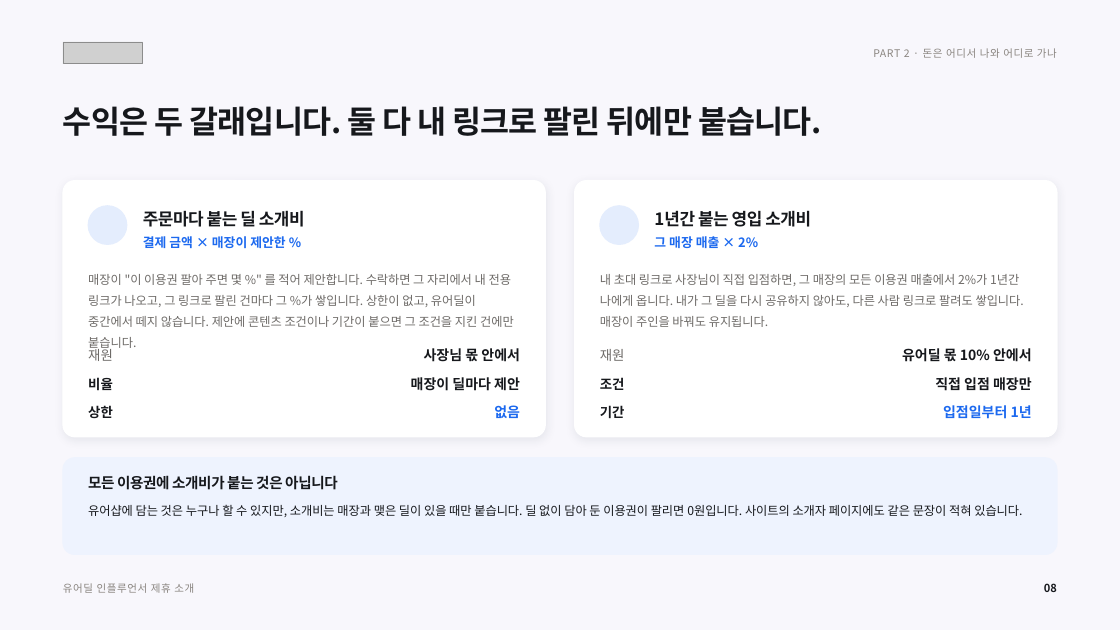
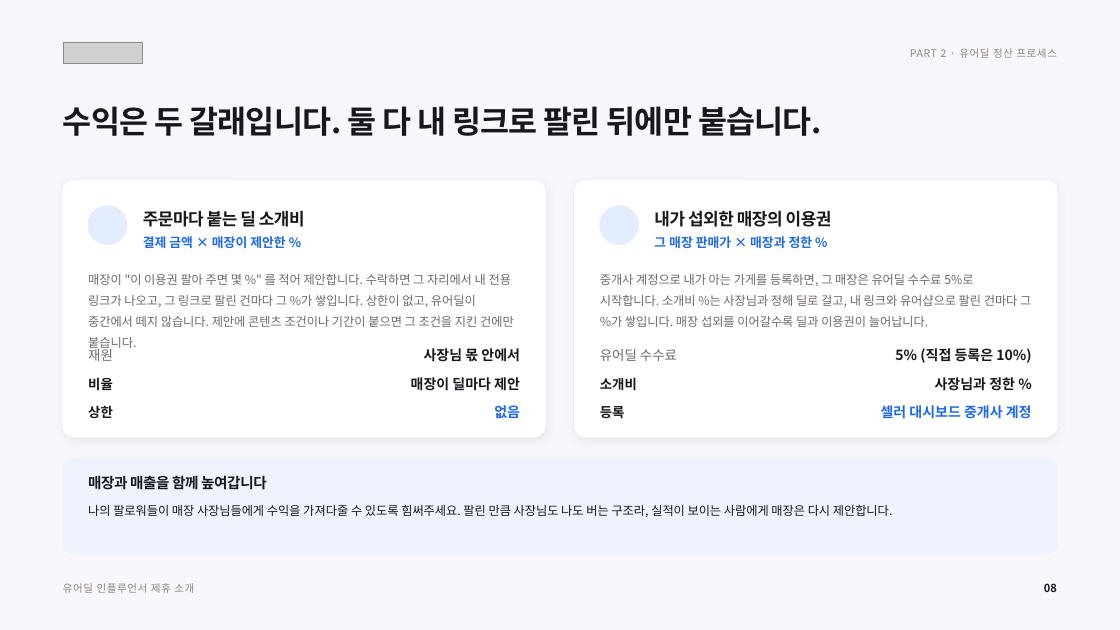
Before and after one commit to tobe2111/ur-live, a slide deck: slide 9 of docs/business/proposals/urdeal-influencer-deck.pptx. Drawn at 1120x630 pixels with LibreOffice and Linux fonts; fonts in the diff are those of the drawing; grey boxes stand for pictures; background and template pictures are left out. Boxes give left, top, right and bottom in pixels: in the first picture for what was removed or moved away, otherwise in the second. Text is boxed around its words. In the diff, an @@ line names an element or a change of style, - is before the commit and + after.

```diff
--- a/docs/business/proposals/urdeal-influencer-deck.pptx
+++ b/docs/business/proposals/urdeal-influencer-deck.pptx
@@ text at [910,48,1056,58]: text changed @@
-PART 2 · 돈은 어디서 나와 어디로 가나
+PART 2 · 유어딜 정산 프로세스
@@ text at [654,236,813,248]: text changed @@
-그 매장 매출 × 2%
+그 매장 판매가 × 매장과 정한 %
@@ text at [654,210,832,227]: text changed @@
-1년간 붙는 영입 소개비
+내가 섭외한 매장의 이용권
@@ text at [600,274,1031,327]: text changed @@
-내 초대 링크로 사장님이 직접 입점하면, 그 매장의 모든 이용권 매출에서 2%가 1년간 나에게 옵니다. 내가 그 딜을 다시 공유하지 않아도, 다른 사람 링크로 팔려도 쌓입니다. 매장이 주인을 바꿔도 유지됩니다.
+중개사 계정으로 내가 아는 가게를 등록하면, 그 매장은 유어딜 수수료 5%로 시작합니다. 소개비 %는 사장님과 정해 딜로 걸고, 내 링크와 유어샵으로 팔린 건마다 그 %가 쌓입니다. 매장 섭외를 이어갈수록 딜과 이용권이 늘어납니다.
@@ text at [600,349,677,361]: text changed @@
-재원
+유어딜 수수료
@@ text at [895,348,1031,363]: text changed @@
-유어딜 몫 10% 안에서
+5% (직접 등록은 10%)
@@ text at [600,377,637,391]: text changed @@
-조건
+소개비
@@ text at [935,377,1015,391]: text changed @@
-직접 입점 매장만
+사장님과 정한 %
@@ text at [600,406,625,418]: text changed @@
-기간
+등록
@@ text at [881,405,1032,419]: text changed @@
-입점일부터 1년
+셀러 대시보드 중개사 계정
@@ text at [88,474,267,493]: text changed @@
-모든 이용권에 소개비가 붙는 것은 아닙니다
+매장과 매출을 함께 높여갑니다
@@ text at [88,504,893,517]: text changed @@
-유어샵에 담는 것은 누구나 할 수 있지만, 소개비는 매장과 맺은 딜이 있을 때만 붙습니다. 딜 없이 담아 둔 이용권이 팔리면 0원입니다. 사이트의 소개자 페이지에도 같은 문장이 적혀 있습니다.
+나의 팔로워들이 매장 사장님들에게 수익을 가져다줄 수 있도록 힘써주세요. 팔린 만큼 사장님도 나도 버는 구조라, 실적이 보이는 사람에게 매장은 다시 제안합니다.
```
Also in this commit, not shown: 19 other slides changed, 9 other files.
